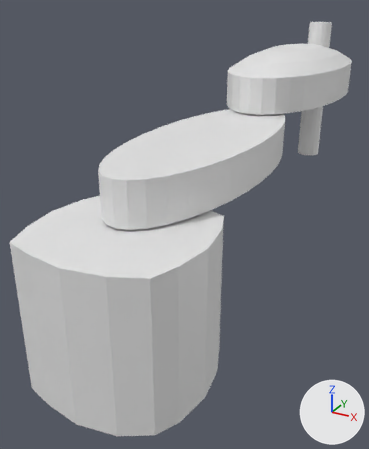
The OBJ model Robot_SCARA/assets/model_SCAR.obj: old version first, new version second.
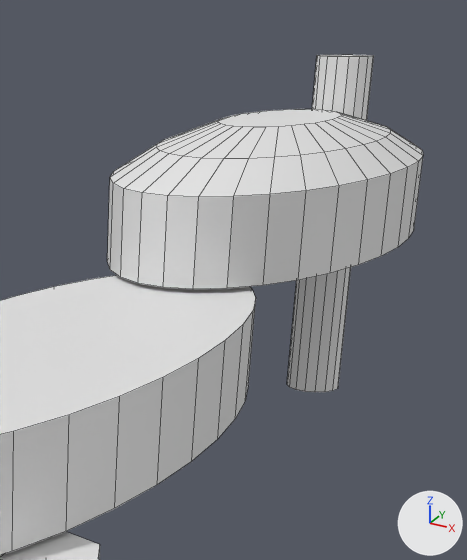
Each version appears first whole from a camera (50 mm lens) standing at (3.18, -4.34, 4.4) and looking at (-0.67, 2.66, 0.9), and next in a close-up on the part from 50% to 100% of the width and 0% to 49% of the height. Every picture has the same lights, and +X, +Y and +Z are marked at lower right. The close-ups show mesh edges as thin lines. Where no turn or scale is listed for an object, it has been applied to the vertices.

The first close-up shows 'Podstawa', 'Ramie1', 'Ramie2', 'Ramie_3'.
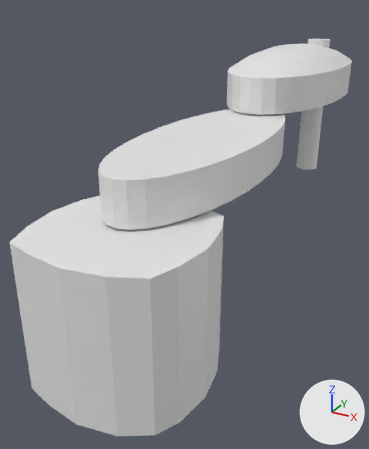
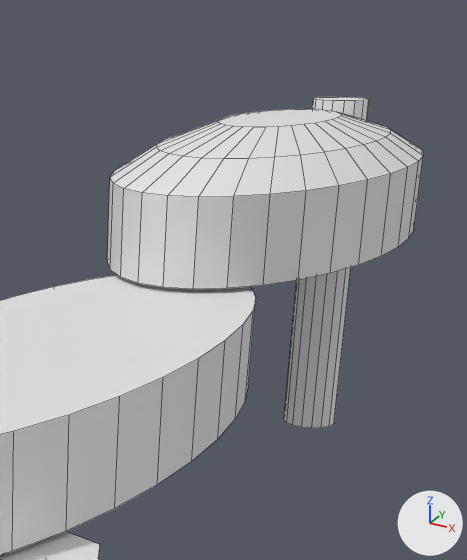
Changed parts and their boxes [x1, y1, x2, y2] in the close-ups (467 x 560 px):
'Ramie_3', mesh moved: before [287, 55, 374, 392]; after [284, 97, 369, 428]

The change, as a list of edits to the scene's bpy script:
```text
Change me_ramie_3:
    where me_ramie_3.from_pydata(...)  # 32 vertices, 18 faces; spans x -0.24..0.24, y 7.37..7.85, z 1.03..3.96
    used by ob_ramie_3; location = (0.0, 0.0, 0.0)
    me_ramie_3 part 1: the whole mesh is moved by (0.0, 0.0, -0.35)
```
